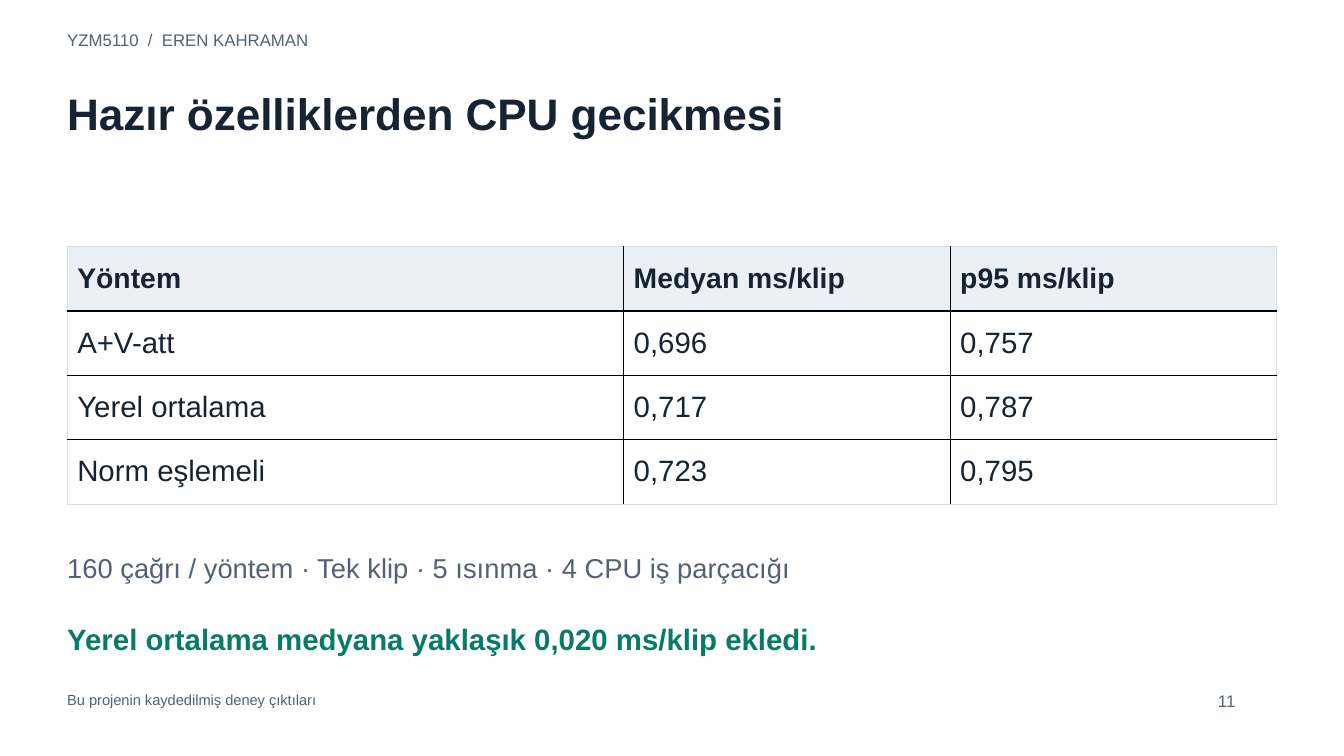
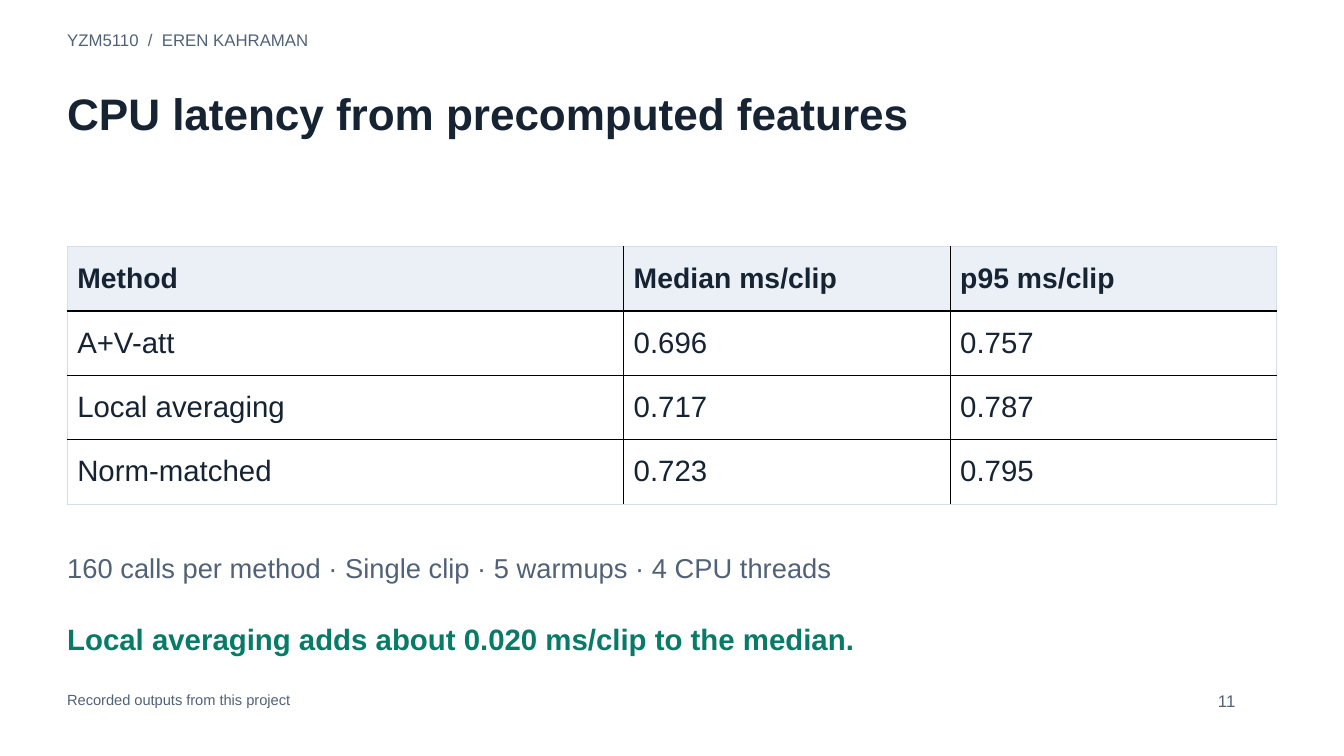
Before and after one commit to yasarkasa/yzm5110-ave-audio-shifts, a slide deck: slide 11 of output/slides/Kahraman_YZM5110_Presentation.pptx. Drawn at 1344x756 pixels with LibreOffice and Linux fonts; fonts in the diff are those of the drawing. Boxes give left, top, right and bottom in pixels: in the first picture for what was removed or moved away, otherwise in the second. Text is boxed around its words. In the diff, an @@ line names an element or a change of style, - is before the commit and + after.

```diff
--- a/output/slides/Kahraman_YZM5110_Presentation.pptx
+++ b/output/slides/Kahraman_YZM5110_Presentation.pptx
@@ text at box(67, 98, 908, 138): text changed @@
-Hazır özelliklerden CPU gecikmesi
+CPU latency from precomputed features
@@ table at box(68, 247, 1277, 504) @@
-row 1: Yöntem | Medyan ms/klip | p95 ms/klip
+row 1: Method | Median ms/clip | p95 ms/clip
-row 2, column 2: 0,696
+row 2, column 2: 0.696
-row 2, column 3: 0,757
+row 2, column 3: 0.757
-row 3: Yerel ortalama | 0,717 | 0,787
+row 3: Local averaging | 0.717 | 0.787
-row 4: Norm eşlemeli | 0,723 | 0,795
+row 4: Norm-matched | 0.723 | 0.795
@@ text at box(67, 558, 831, 583): text changed @@
-160 çağrı / yöntem · Tek klip · 5 ısınma · 4 CPU iş parçacığı
+160 calls per method · Single clip · 5 warmups · 4 CPU threads
@@ text at box(67, 628, 854, 656): text changed @@
-Yerel ortalama medyana yaklaşık 0,020 ms/klip ekledi.
+Local averaging adds about 0.020 ms/clip to the median.
@@ text at box(67, 694, 290, 708): text changed @@
-Bu projenin kaydedilmiş deney çıktıları
+Recorded outputs from this project
```
Also in this commit, not shown: 14 other slides changed, 12 other files.
